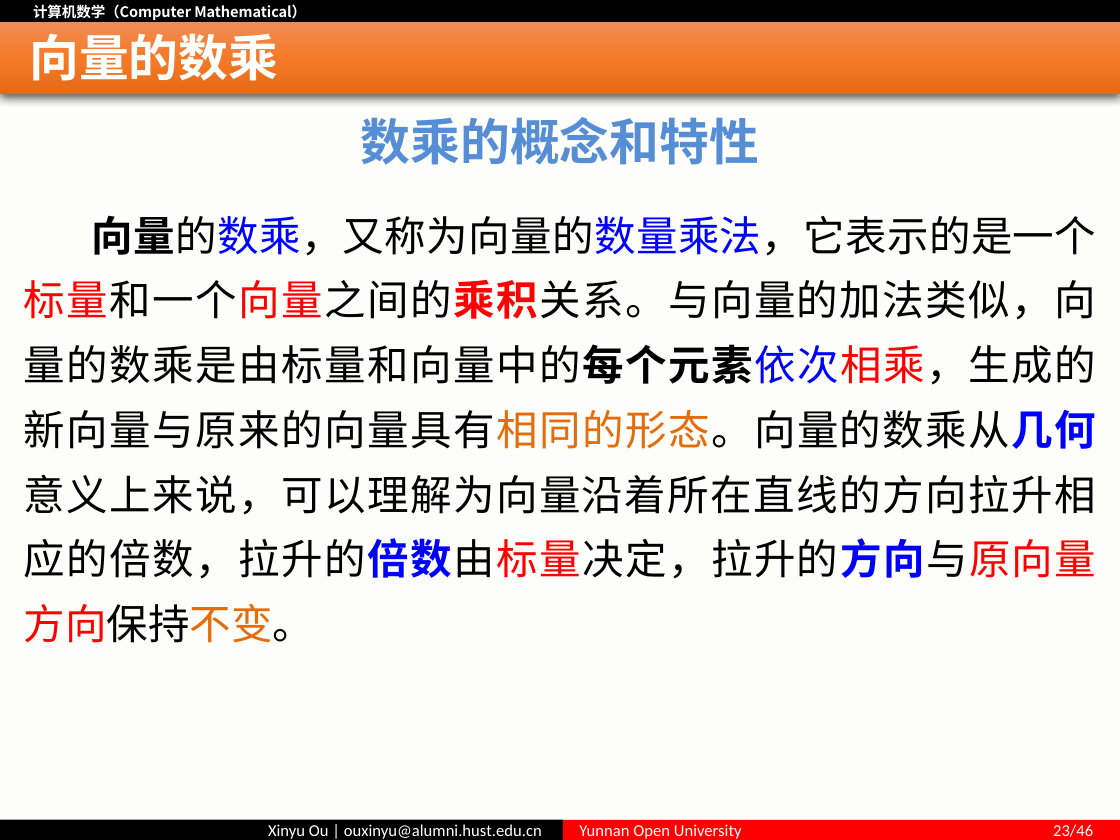
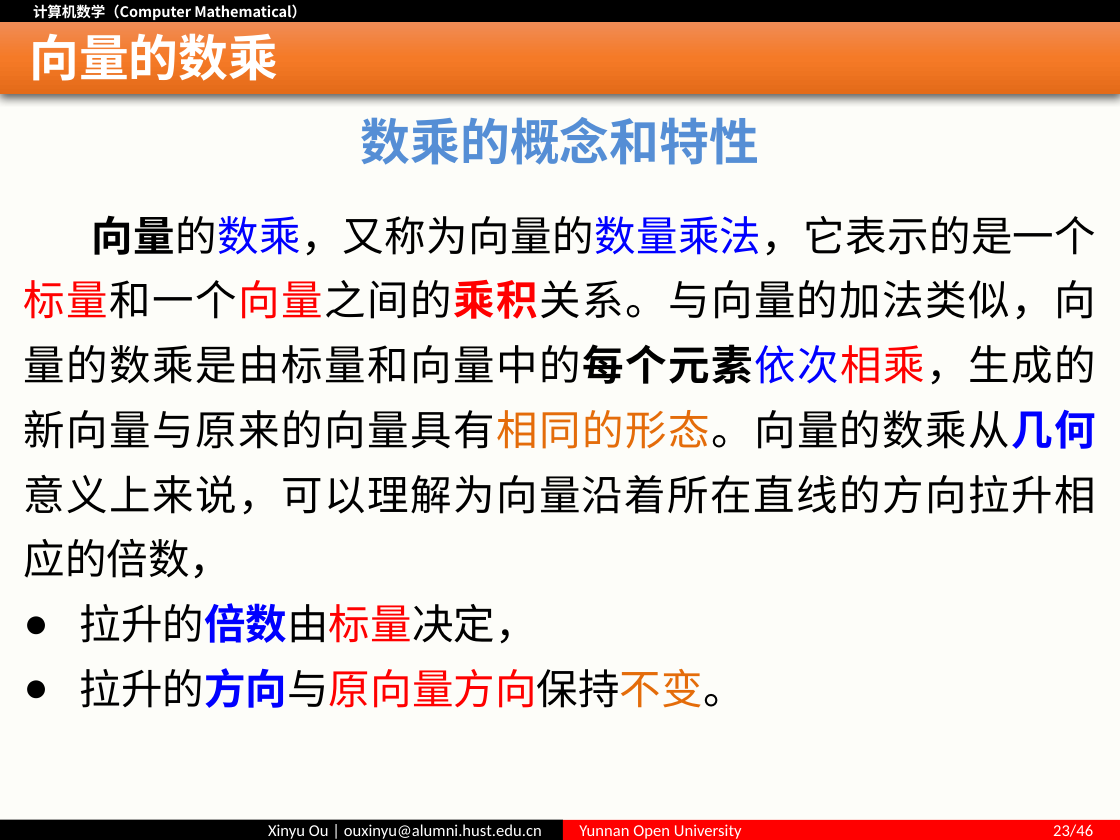
Before and after one commit to ouxinyu/Teaching, a slide deck: slide 23 of ComputerMath/PPT/第02讲 描述空间的工具—向量.pptx. Drawn at 1120x840 pixels with LibreOffice and Linux fonts; fonts in the diff are those of the drawing. Boxes give left, top, right and bottom in pixels: in the first picture for what was removed or moved away, otherwise in the second. Text is boxed around its words. In the diff, an @@ line names an element or a change of style, - is before the commit and + after.

```diff
--- a/ComputerMath/PPT/第02讲 描述空间的工具—向量.pptx
+++ b/ComputerMath/PPT/第02讲 描述空间的工具—向量.pptx
@@ text at box(24, 215, 1097, 708): text changed @@
-向量的数乘，又称为向量的数量乘法，它表示的是一个标量和一个向量之间的乘积关系。与向量的加法类似，向量的数乘是由标量和向量中的每个元素依次相乘，生成的新向量与原来的向量具有相同的形态。向量的数乘从几何意义上来说，可以理解为向量沿着所在直线的方向拉升相应的倍数，拉升的倍数由标量决定，拉升的方向与原向量方向保持不变。
+向量的数乘，又称为向量的数量乘法，它表示的是一个标量和一个向量之间的乘积关系。与向量的加法类似，向量的数乘是由标量和向量中的每个元素依次相乘，生成的新向量与原来的向量具有相同的形态。向量的数乘从几何意义上来说，可以理解为向量沿着所在直线的方向拉升相应的倍数，
+● 拉升的倍数由标量决定，
+● 拉升的方向与原向量方向保持不变。
```
Also in this commit, not shown: 6 other slides changed, 1 other file.
